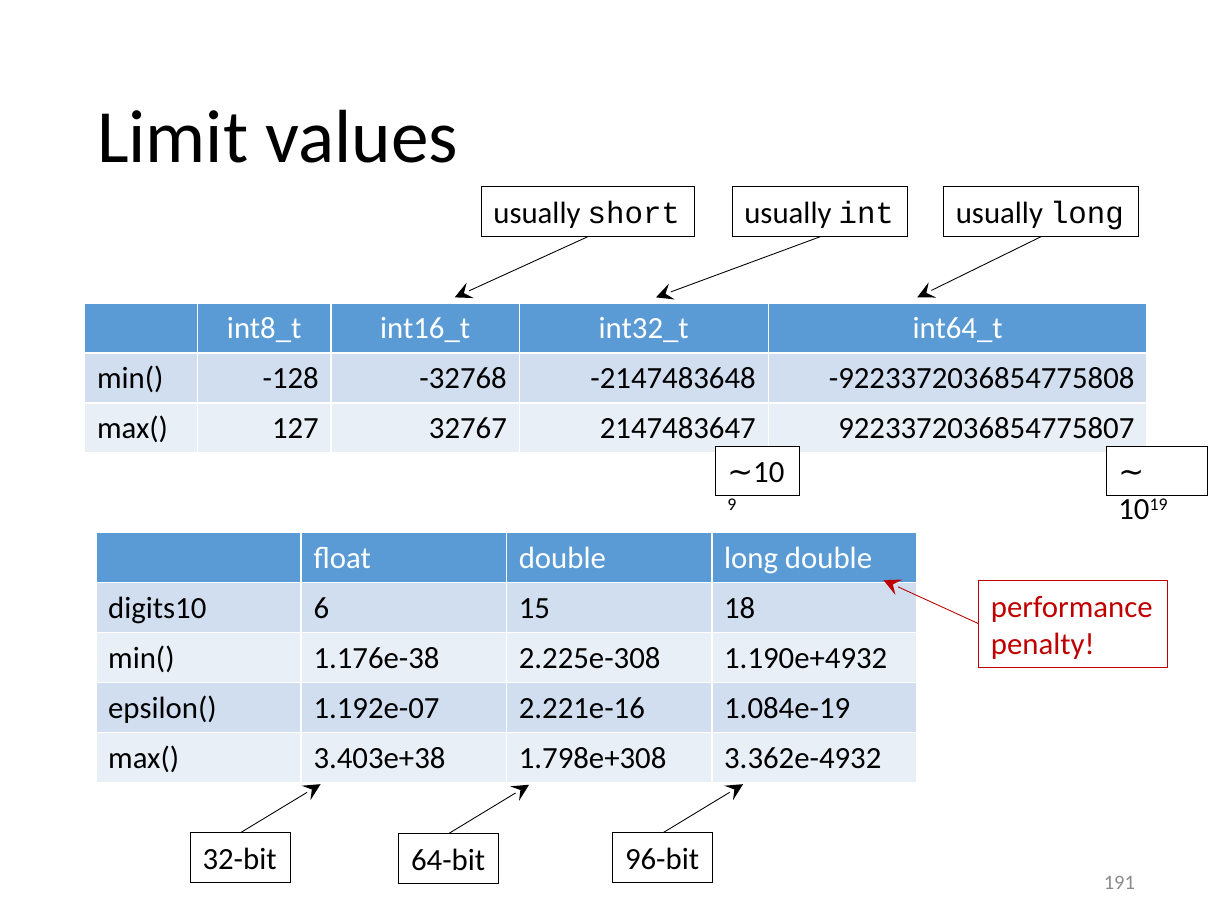
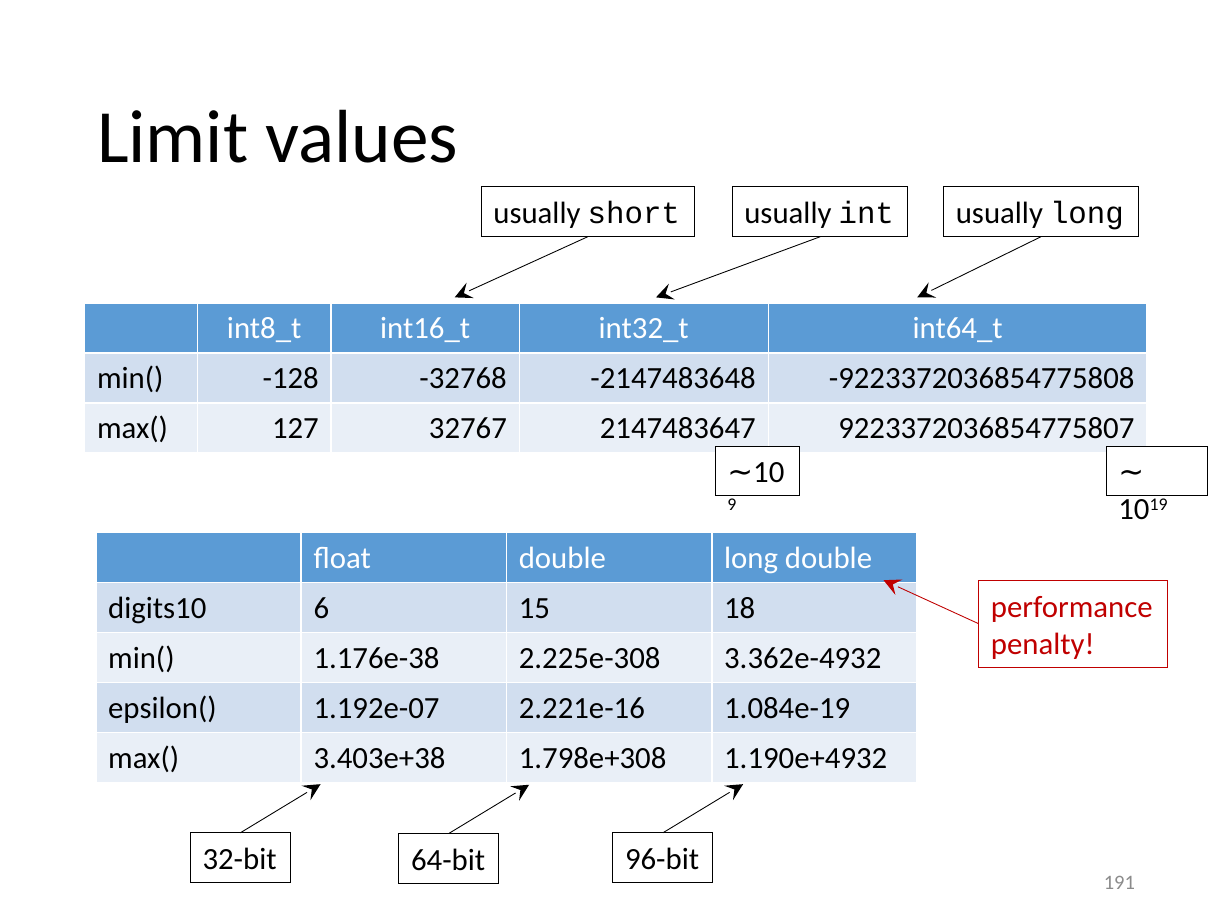
Before and after one commit to gjbex/Scientific-C-plus-plus, a slide deck: slide 191 of scientific_cpp.pptx. Drawn at 1232x924 pixels with LibreOffice and Linux fonts; fonts in the diff are those of the drawing. Boxes give left, top, right and bottom in pixels: in the first picture for what was removed or moved away, otherwise in the second. Text is boxed around its words. In the diff, an @@ line names an element or a change of style, - is before the commit and + after.

Commit message:
Fix limits for long double

```diff
--- a/scientific_cpp.pptx
+++ b/scientific_cpp.pptx
@@ table at <box>96,532,919,782</box> @@
-row 3, column 4: 1.190e+4932
+row 3, column 4: 3.362e-4932
-row 5, column 4: 3.362e-4932
+row 5, column 4: 1.190e+4932
```
